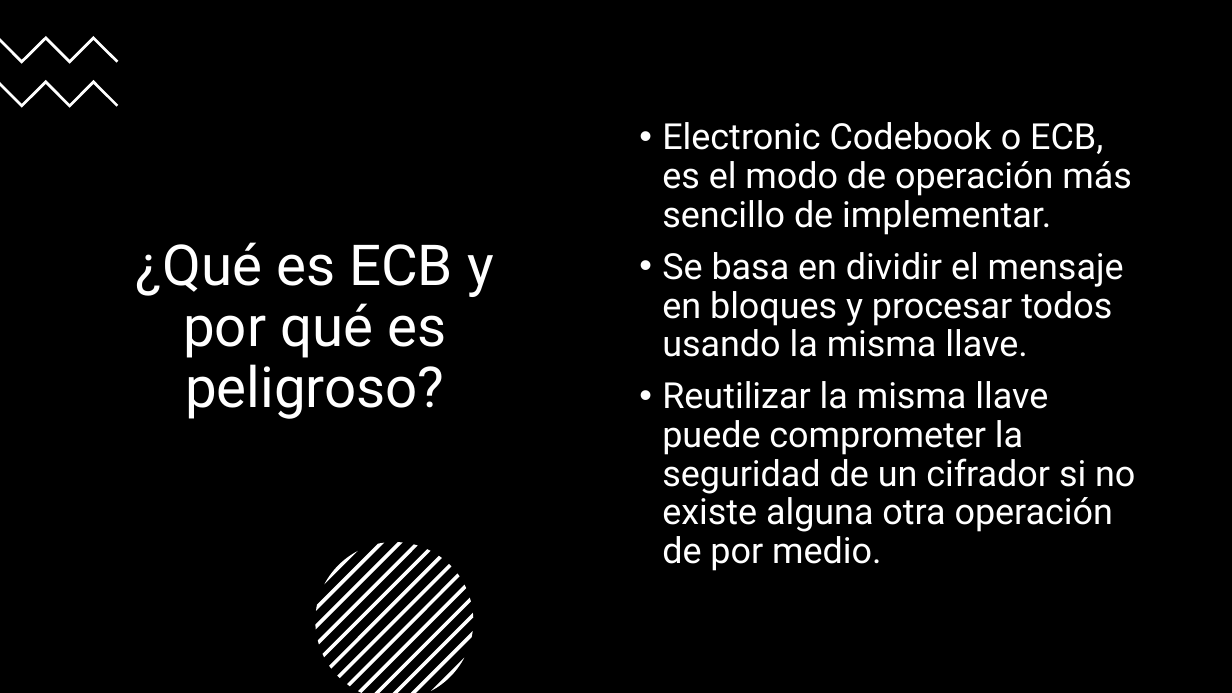
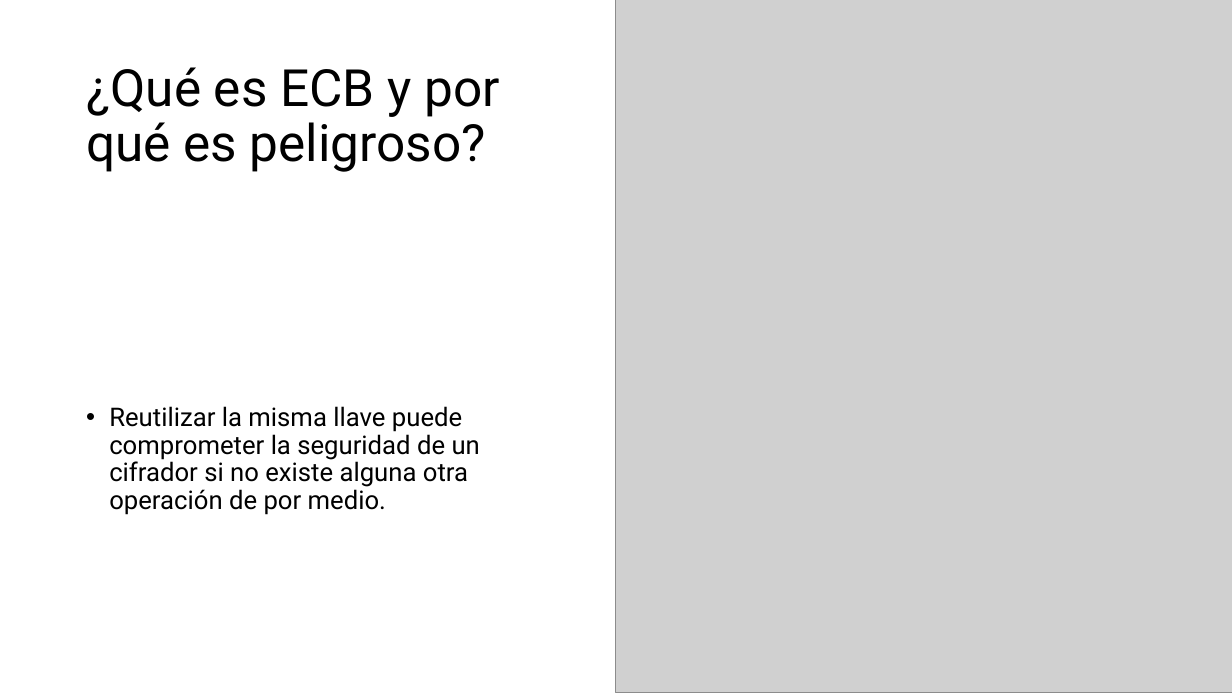
Before and after one commit to AlexPs06/CienciaViva2025-ICAP, a slide deck: slide 40 of Cifrado-Imagenes.pptx. Drawn at 1232x693 pixels with LibreOffice and Linux fonts; fonts in the diff are those of the drawing; grey boxes stand for pictures. Boxes give left, top, right and bottom in pixels: in the first picture for what was removed or moved away, otherwise in the second. Text is boxed around its words. In the diff, an @@ line names an element or a change of style, - is before the commit and + after.

```diff
--- a/Cifrado-Imagenes.pptx
+++ b/Cifrado-Imagenes.pptx
@@ rectangle removed at <box>0,0,1232,693</box> @@
@@ rectangle added at <box>0,0,861,231</box>, fill #FFFFFF @@
@@ picture added at <box>616,0,1232,693</box> @@
@@ freeform shape removed at <box>0,36,118,64</box> @@
@@ title "¿Qué es ECB y por ...": place and size @@
-title "¿Qué es ECB y por ..." at <box>136,242,494,419</box>
+title "¿Qué es ECB y por ..." at <box>86,67,499,172</box>
@@ title "¿Qué es ECB y por ..." at <box>86,67,499,172</box>: size 44 to 40 pt, text colour #FFFFFF to #000000; alignment centre to left @@
@@ freeform shape removed at <box>0,79,118,107</box> @@
@@ text at <box>662,122,1132,357</box>: paragraphs removed @@
-• Electronic Codebook o ECB, es el modo de operación más sencillo de implementar.
-• Se basa en dividir el mensaje en bloques y procesar todos usando la misma llave.
@@ text "Reutilizar la misma llave puede ...": place and size @@
-text "Reutilizar la misma llave puede ..." at <box>662,122,1135,571</box>
+text "Reutilizar la misma llave puede ..." at <box>109,406,480,515</box>
@@ text "Reutilizar la misma llave puede ..." at <box>109,406,480,515</box>: size 28 to 20 pt, text colour #FFFFFF to #000000; vertical alignment top to middle @@
@@ group removed at <box>315,543,473,693</box>: 13 freeform shapes @@
```
Also in this commit, not shown: 8 other slides changed, 8 slides added, 2 slides removed, 1 other file.
